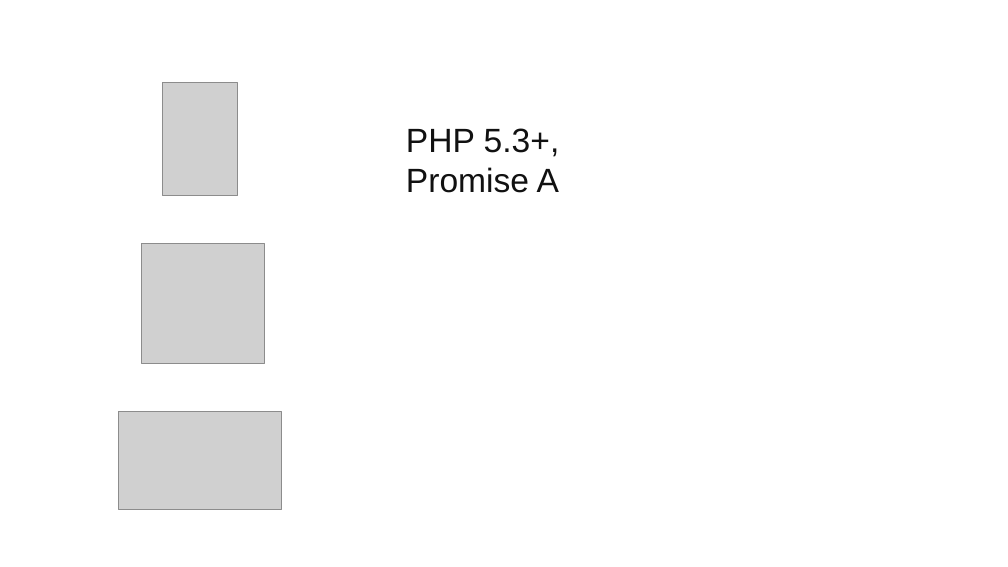
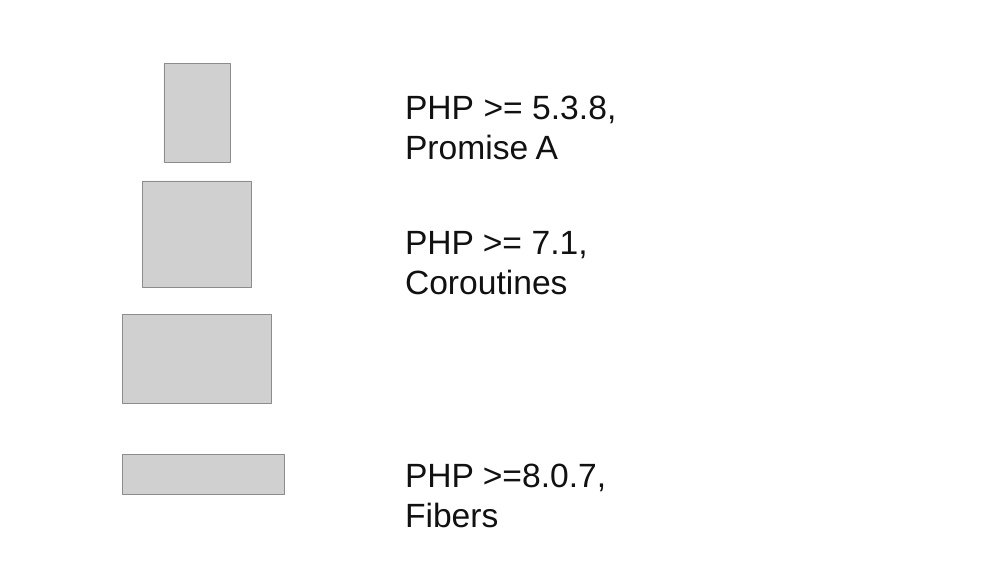
Before and after one commit to dmitrakovich/fibers, a slide deck: slide 12 of src/public/presentation.pptx. Drawn at 1008x567 pixels with LibreOffice and Linux fonts; fonts in the diff are those of the drawing; grey boxes stand for pictures. Boxes give left, top, right and bottom in pixels: in the first picture for what was removed or moved away, otherwise in the second. Text is boxed around its words. In the diff, an @@ line names an element or a change of style, - is before the commit and + after.

```diff
--- a/src/public/presentation.pptx
+++ b/src/public/presentation.pptx
@@ picture: place and size @@
-picture at [162, 83, 237, 196]
+picture at [164, 64, 231, 163]
@@ text at [405, 95, 616, 160]: text changed @@
-PHP 5.3+, Promise A
+PHP >= 5.3.8, Promise A
@@ picture: place and size @@
-picture at [142, 243, 265, 364]
+picture at [143, 181, 251, 287]
@@ text added at [405, 231, 588, 295], 32 pt, text #111111 @@
+PHP >= 7.1, Coroutines
@@ picture: place and size @@
-picture at [119, 411, 281, 509]
+picture at [123, 315, 271, 404]
@@ picture added at [123, 454, 284, 494] @@
@@ text added at [405, 463, 606, 528], 32 pt, text #111111 @@
+PHP >=8.0.7, Fibers
```
Also in this commit, not shown: 2 slides added, 2 other files.
